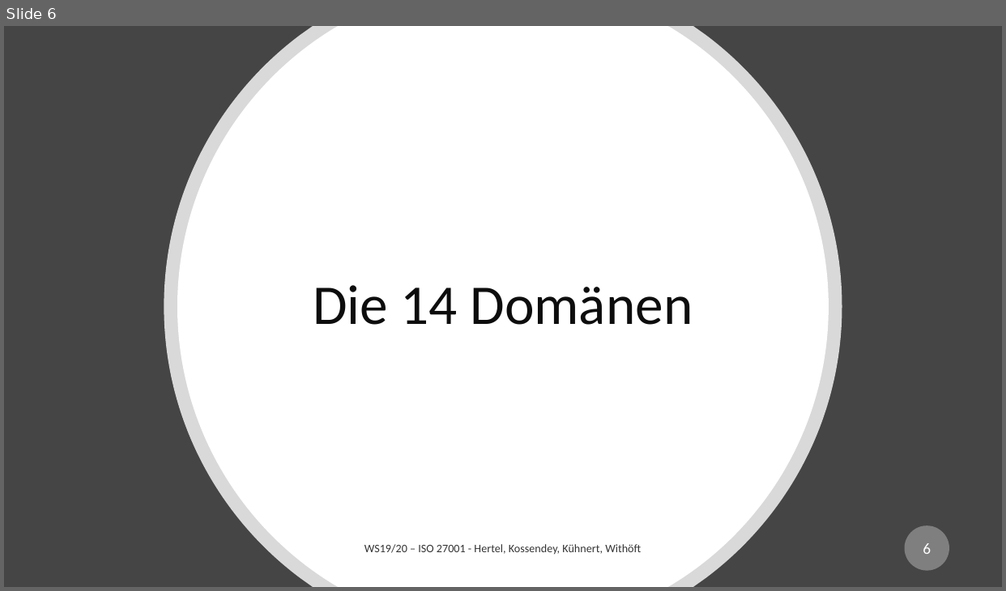
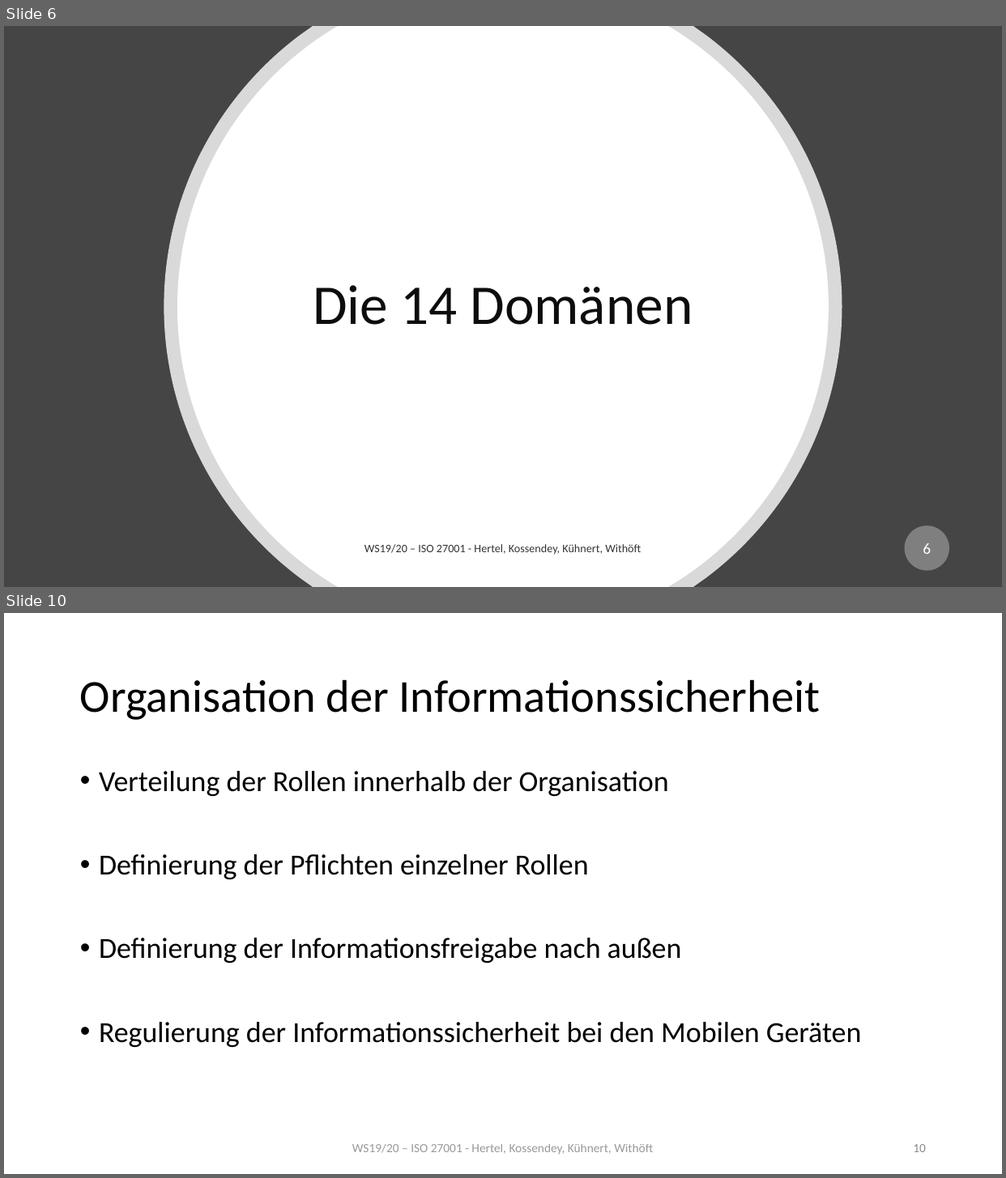
Before and after one commit to mwithoeft/SicherheitUndZuverlaessigkeit, a slide deck: Valentin/merged.pptx. Shown one above the other, each under a label of ours: slide 6 before the commit, slides 6 and 10 after it; the slides between them are not shown. The pictures are 1006x591 and 1006x1178 pixels, drawn with LibreOffice and Linux fonts; fonts in the diff are those of the drawing. Boxes give left, top, right and bottom in pixels: in the first picture for what was removed or moved away, otherwise in the second. Text is boxed around its words. In the diff, an @@ line names an element or a change of style, - is before the commit and + after.

```diff
--- a/Valentin/merged.pptx
+++ b/Valentin/merged.pptx
@@ slide 10 added at bbox=[4, 613, 1002, 1174], background #FFFFFF @@
@@ title added at bbox=[80, 679, 820, 720], 44 pt, text #000000 @@
+Organisation der Informationssicherheit
@@ text added at bbox=[99, 771, 862, 1047], 28 pt, text #000000 @@
+• Verteilung der Rollen innerhalb der Organisation
+• Definierung der Pflichten einzelner Rollen
+• Definierung der Informationsfreigabe nach außen
+• Regulierung der Informationssicherheit bei den Mobilen Geräten
@@ text added at bbox=[352, 1144, 653, 1154], 12 pt, text #808080 at 80% opacity @@
+WS19/20 – ISO 27001 - Hertel, Kossendey, Kühnert, Withöft
@@ page number added at bbox=[913, 1144, 926, 1152], 12 pt, text #8C8C8C @@
+10
```
Also in this commit, not shown: 1 slide changed, 5 other slides added.
